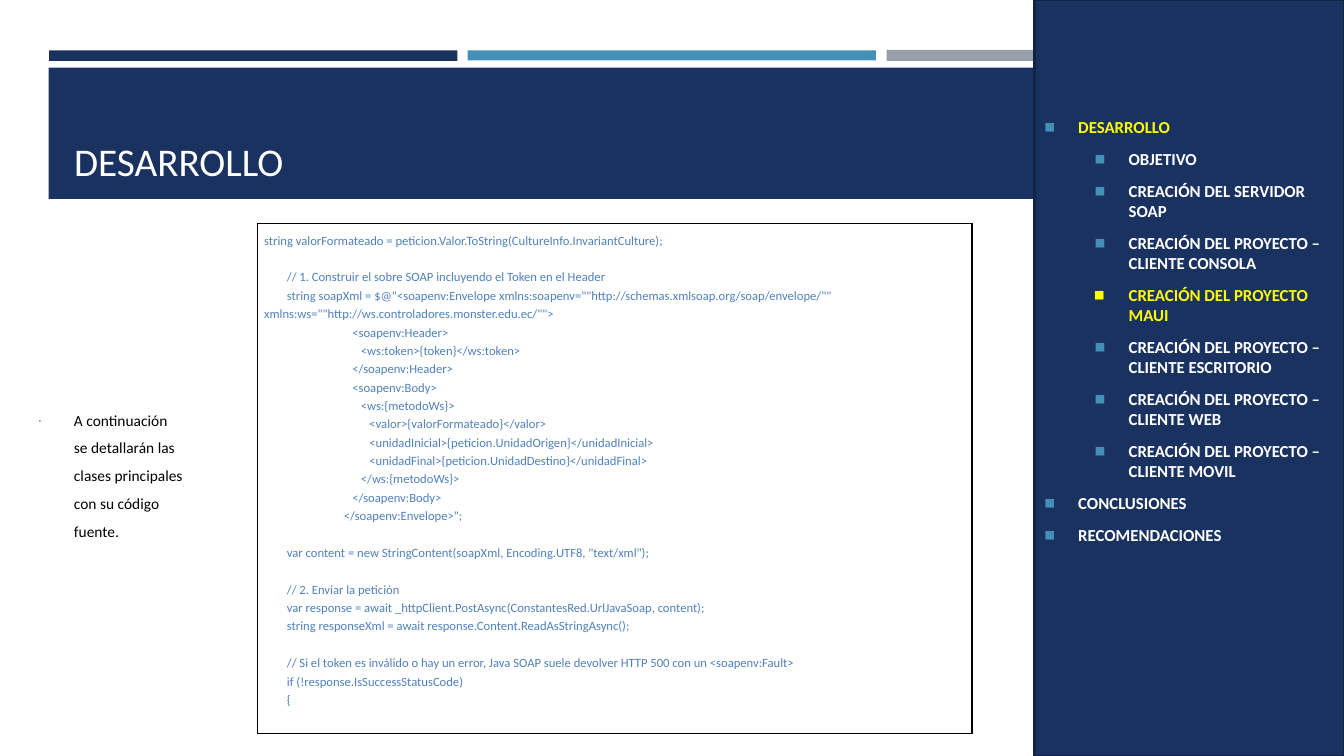
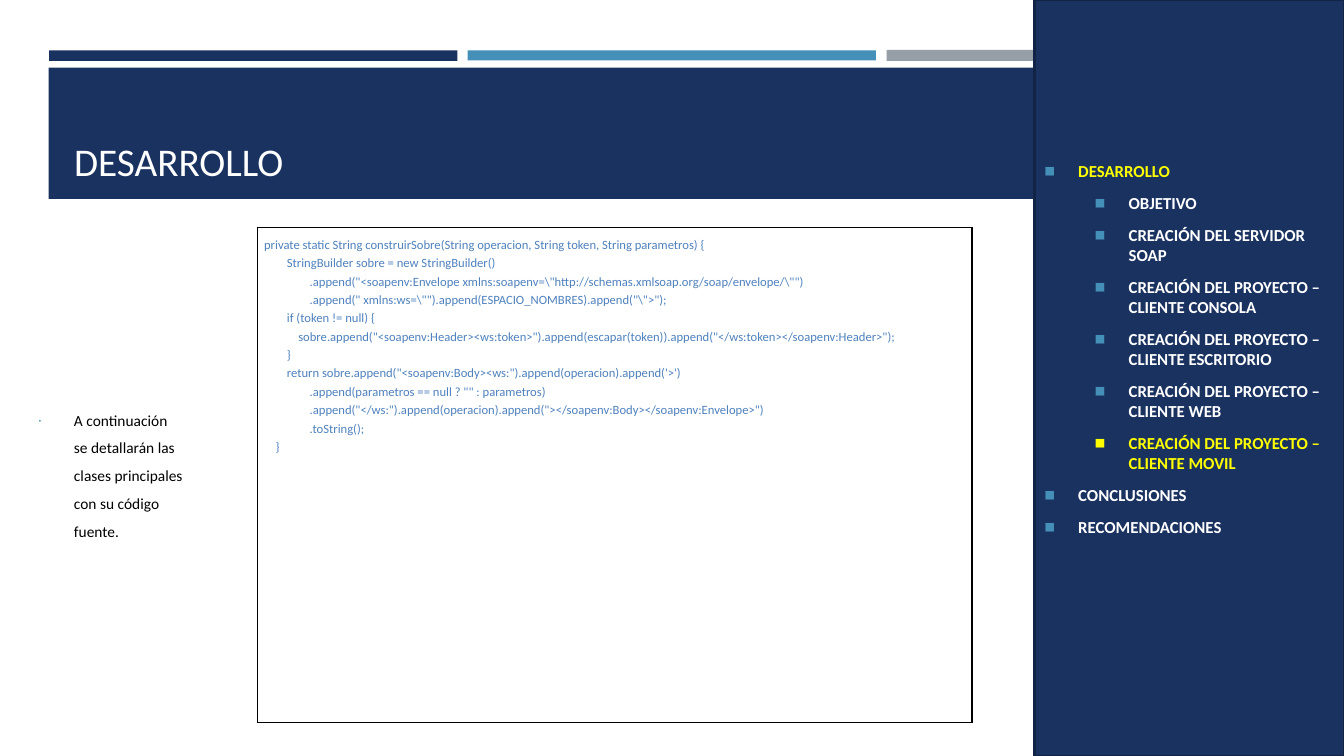
Before and after one commit to Teo344/Arquitectura_GRUPO03, a slide deck: slide 44 of TI.1.1. PAO202651_SOAP_JAVA_SINBDD_NRC36884_GR03/05. DOCUMENTACION/PRESENTACION TI.1.1. SOAP sin BDD en JAVA GR03.pptx (slide 52 before the commit). Drawn at 1344x756 pixels with LibreOffice and Linux fonts; fonts in the diff are those of the drawing. Boxes give left, top, right and bottom in pixels: in the first picture for what was removed or moved away, otherwise in the second. Text is boxed around its words. In the diff, an @@ line names an element or a change of style, - is before the commit and + after.

Commit message:
Actualiza documentación TI1.1 SOAP Java

```diff
--- a/TI.1.1. PAO202651_SOAP_JAVA_SINBDD_NRC36884_GR03/05. DOCUMENTACION/PRESENTACION TI.1.1. SOAP sin BDD en JAVA GR03.pptx
+++ b/TI.1.1. PAO202651_SOAP_JAVA_SINBDD_NRC36884_GR03/05. DOCUMENTACION/PRESENTACION TI.1.1. SOAP sin BDD en JAVA GR03.pptx
@@ table at (x1=257, y1=227, x2=972, y2=722) @@
@@ row 1, column 1: "string valorFormateado = peticion.Valor.ToString(CultureInfo.InvariantCulture); / // 1. Construir el sobre SOAP incluyendo el Token en el Header / string soapXml = $@"<soapenv:Envelope xmlns:soapenv=""http://schemas.xmlsoap.org/soap/envelope/"" xmlns:ws=""http://ws.controladores.monster.edu.ec/""> / <soapenv:Header> / <ws:token>{token}</ws:token> / </soapenv:Header> / <soapenv:Body> / <ws:{metodoWs}> / <valor>{valorFormateado}</valor> / <unidadInicial>{peticion.UnidadOrigen}</unidadInicial> / <unidadFinal>{peticion.UnidadDestino}</unidadFinal> / </ws:{metodoWs}> / </soapenv:Body> / </soapenv:Envelope>"; / var content = new StringContent(soapXml, Encoding.UTF8, "text/xml"); / // 2. Enviar la petición / var response = await _httpClient.PostAsync(ConstantesRed.UrlJavaSoap, content); / string responseXml = await response.Content.ReadAsStringAsync(); / // Si el token es inválido o hay un error, Java SOAP suele devolver HTTP 500 con un <soapenv:Fault> / if (!response.IsSuccessStatusCode) / {" to "private static String construirSobre(String operacion, String token, String parametros) { / StringBuilder sobre = new StringBuilder() / .append("<soapenv:Envelope xmlns:soapenv=\"http://schemas.xmlsoap.org/soap/envelope/\"") / .append(" xmlns:ws=\"").append(ESPACIO_NOMBRES).append("\">"); / if (token != null) { / sobre.append("<soapenv:Header><ws:token>").append(escapar(token)).append("</ws:token></soapenv:Header>"); / } / return sobre.append("<soapenv:Body><ws:").append(operacion).append('>') / .append(parametros == null ? "" : parametros) / .append("</ws:").append(operacion).append("></soapenv:Body></soapenv:Envelope>") / .toString(); / }" @@
@@ table resized from (x1=257, y1=223, x2=972, y2=692) to (x1=257, y1=227, x2=972, y2=722) @@
@@ text in rectangle at (x1=1129, y1=288, x2=1308, y2=321): paragraph removed @@
-  ◼ CREACIÓN DEL PROYECTO MAUI
@@ text in rectangle at (x1=1129, y1=435, x2=1308, y2=469): text colour #FFFFFF to #FFFF00 in "CREACIÓN DEL PROYECTO – CLIENTE MOVIL"; bullet colour #4590B8 to #FFFF00 @@
```
Also in this commit, not shown: 44 other slides changed, 4 slides added, 28 slides removed, 2 other files.
